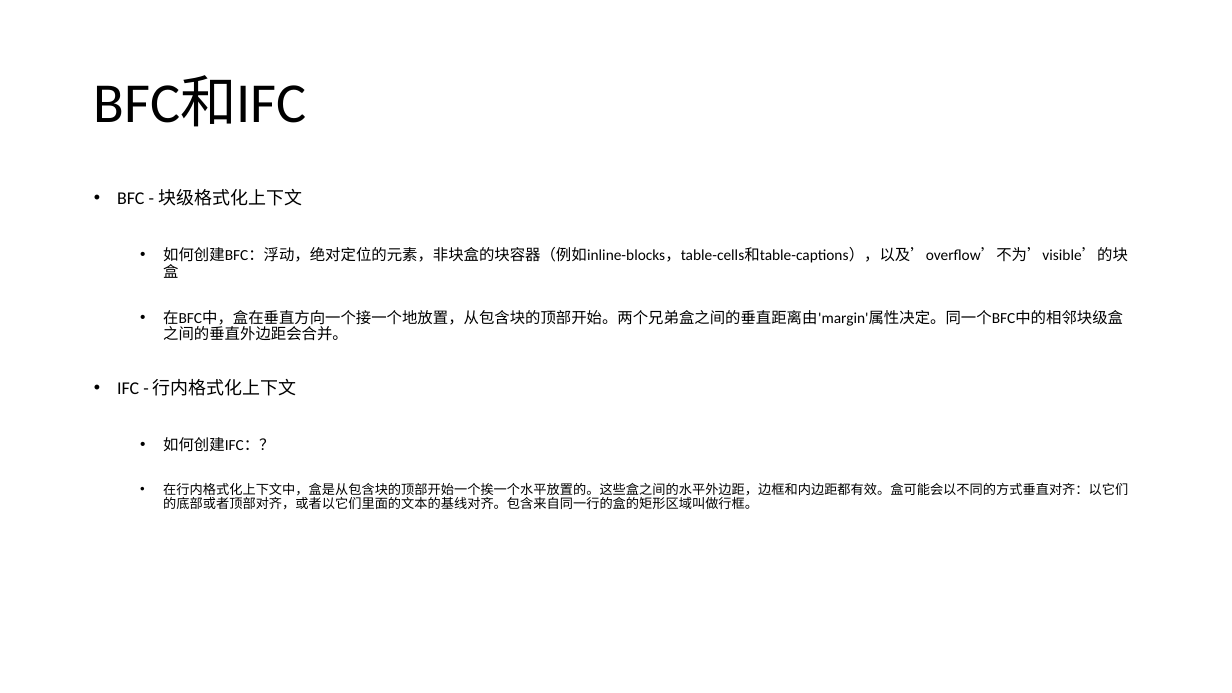
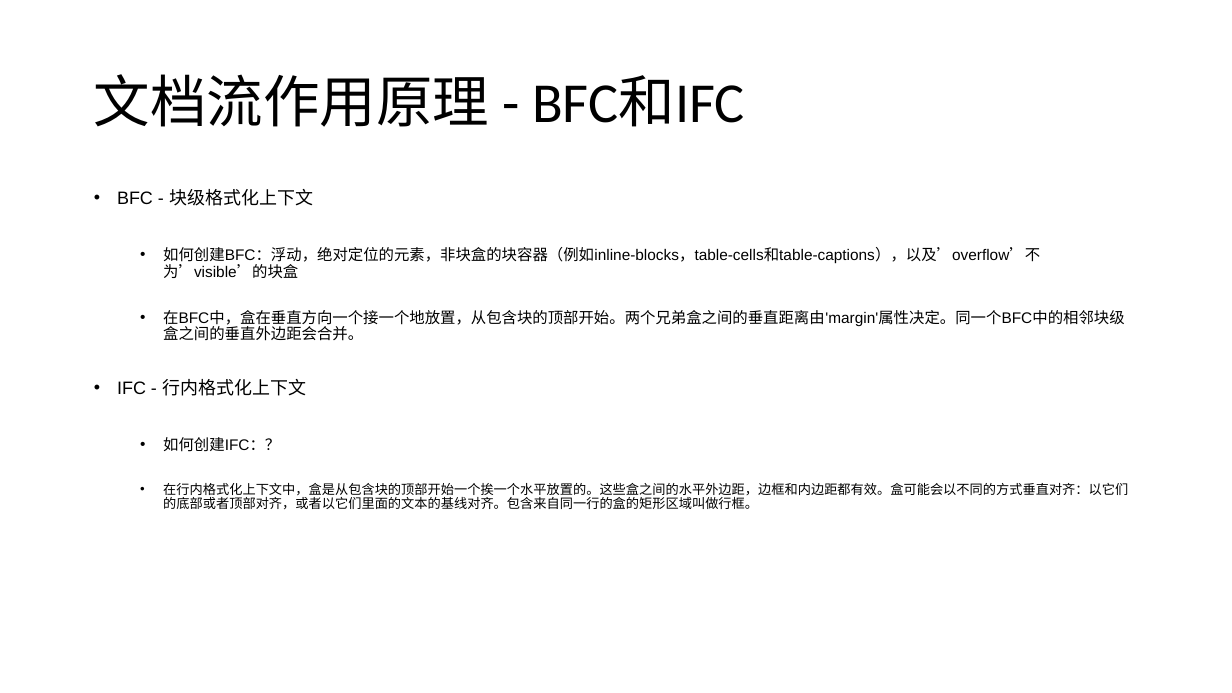
Before and after one commit to FBmm/Frontend-blog, a slide deck: slide 7 of CSS/css分享/css分享 - 布局.pptx (slide 4 before the commit). Drawn at 1232x693 pixels with LibreOffice and Linux fonts; fonts in the diff are those of the drawing. Boxes give left, top, right and bottom in pixels: in the first picture for what was removed or moved away, otherwise in the second. Text is boxed around its words. In the diff, an @@ line names an element or a change of style, - is before the commit and + after.

```diff
--- a/CSS/css分享/css分享 - 布局.pptx
+++ b/CSS/css分享/css分享 - 布局.pptx
@@ title at (94,74,745,127): text changed @@
-BFC和IFC
+文档流作用原理 - BFC和IFC
@@ text "BFC - 块级格式化上下文" at (117,189,1128,509): font Calibri to Arial @@
```
Also in this commit, not shown: 5 other slides changed, 4 slides added, 1 slide removed, 3 other files.
